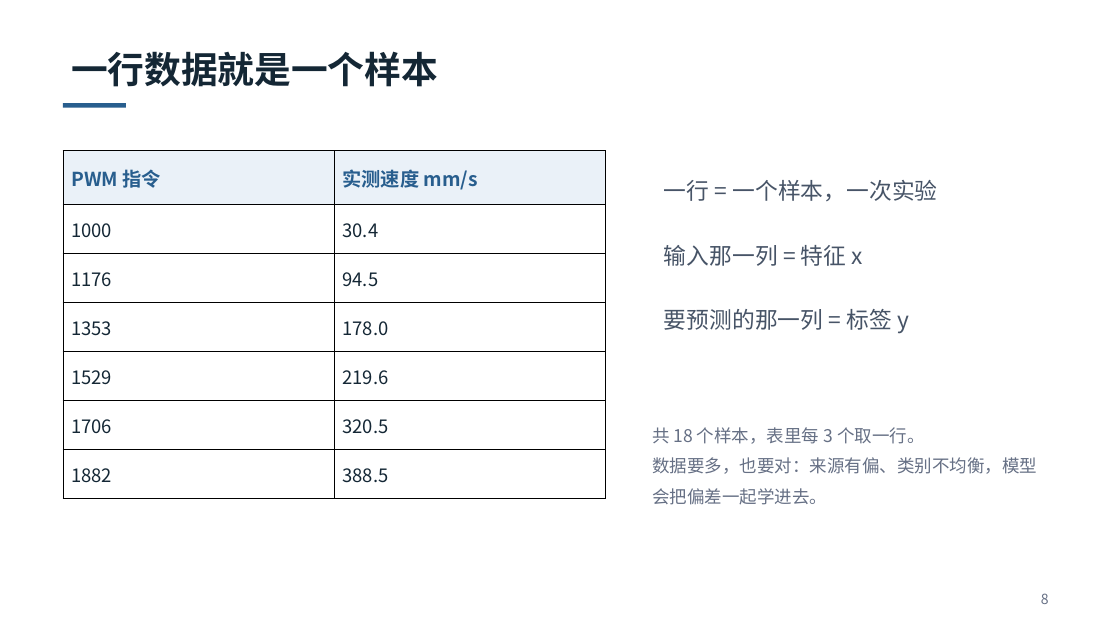
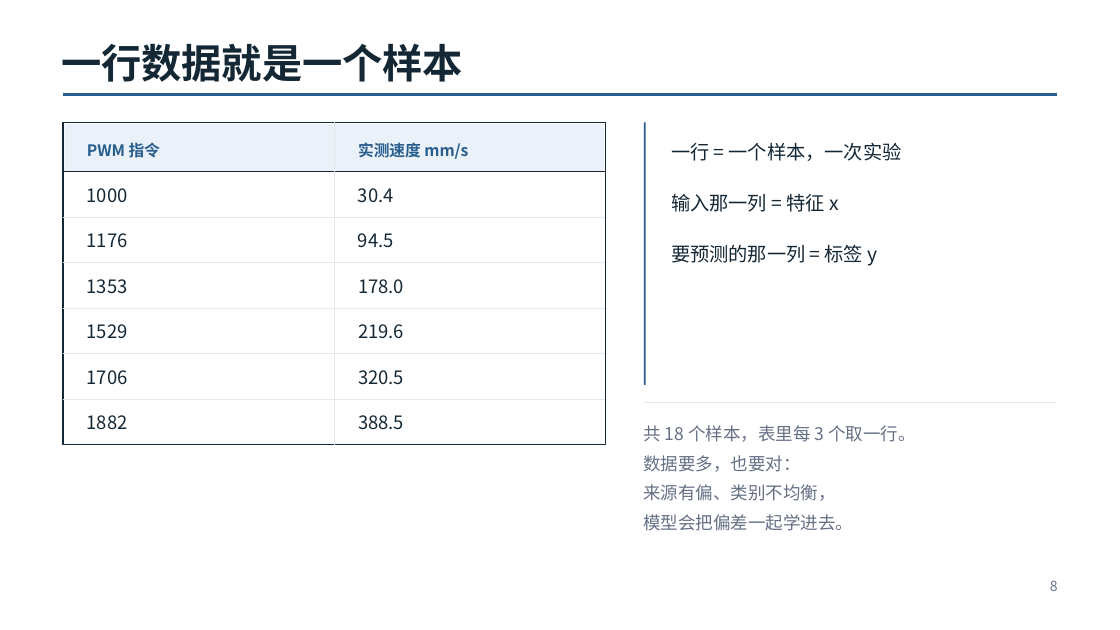
Before and after one commit to fjfjkk2717821463-cpu/Robo-Education-Recruitment, a slide deck: slide 8 of slides/机器学习基础-让程序从数据里找规律.pptx. Drawn at 1120x630 pixels with LibreOffice and Linux fonts; fonts in the diff are those of the drawing. Boxes give left, top, right and bottom in pixels: in the first picture for what was removed or moved away, otherwise in the second. Text is boxed around its words. In the diff, an @@ line names an element or a change of style, - is before the commit and + after.

```diff
--- a/slides/机器学习基础-让程序从数据里找规律.pptx
+++ b/slides/机器学习基础-让程序从数据里找规律.pptx
@@ text "一行数据就是一个样本" at [61, 43, 463, 82]: size 31.5 to 34.5 pt, font Noto Sans CJK JP to Noto Sans CJK SC; line spacing 1.1 to 1 @@
@@ rectangle removed at [63, 103, 126, 108] @@
@@ freeform shape added at [63, 94, 1057, 95], outline #285E8E 3 pt @@
@@ rectangle added at [644, 123, 646, 385], fill #285E8E @@
@@ text added at [671, 143, 902, 161], 16.5 pt, text #142735 @@
+一行 = 一个样本，一次实验
@@ table removed at [63, 150, 606, 501], 7 rows, 2 columns @@
-PWM 指令 | 实测速度 mm/s
-1000 | 30.4
-1176 | 94.5
-1353 | 178.0
-1529 | 219.6
-1706 | 320.5
-1882 | 388.5
@@ text at [664, 180, 937, 266]: paragraphs removed @@
-一行 = 一个样本，一次实验
-输入那一列 = 特征 x
@@ text added at [671, 194, 839, 212], 16.5 pt, text #142735 @@
+输入那一列 = 特征 x
@@ text "要预测的那一列 = 标签 y": place and size @@
-text "要预测的那一列 = 标签 y" at [664, 180, 937, 334]
+text "要预测的那一列 = 标签 y" at [671, 245, 877, 266]
@@ text "要预测的那一列 = 标签 y" at [671, 245, 877, 266]: size 19.5 to 16.5 pt, font Noto Sans CJK JP to Noto Sans CJK SC, text colour #475467 to #142735; indent changed; line spacing 1.25 to 1; less space between paragraphs @@
@@ group added at [63, 123, 606, 444]: 14 texts, 7 freeform shapes, 2 rectangles @@
+PWM 指令
+实测速度 mm/s
+1000
+30.4
+1176
+94.5
+1353
+178.0
+1529
+219.6
+1706
+320.5
+1882
+388.5
@@ text "共 18 个样本，表里每 3 个取一行。": place and size @@
-text "共 18 个样本，表里每 3 个取一行。" at [652, 427, 1037, 505]
+text "共 18 个样本，表里每 3 个取一行。" at [643, 425, 915, 442]
@@ text "共 18 个样本，表里每 3 个取一行。" at [643, 425, 915, 442]: font Noto Sans CJK JP to Noto Sans CJK SC; line spacing 1.45 to 1 @@
@@ text at [652, 457, 1037, 505]: paragraph removed @@
-数据要多，也要对：来源有偏、类别不均衡，模型会把偏差一起学进去。
@@ group added at [643, 402, 1058, 531]: 3 texts, 1 freeform shape @@
+数据要多，也要对：
+来源有偏、类别不均衡，
+模型会把偏差一起学进去。
@@ text "8": place and size @@
-text "8" at [1041, 593, 1049, 604]
+text "8" at [1050, 580, 1058, 591]
@@ text "8" at [1050, 580, 1058, 591]: font Noto Sans CJK JP to Noto Sans CJK SC; line spacing 1.3 to 1 @@
```
Also in this commit, not shown: 21 other slides changed, 4 other files.
